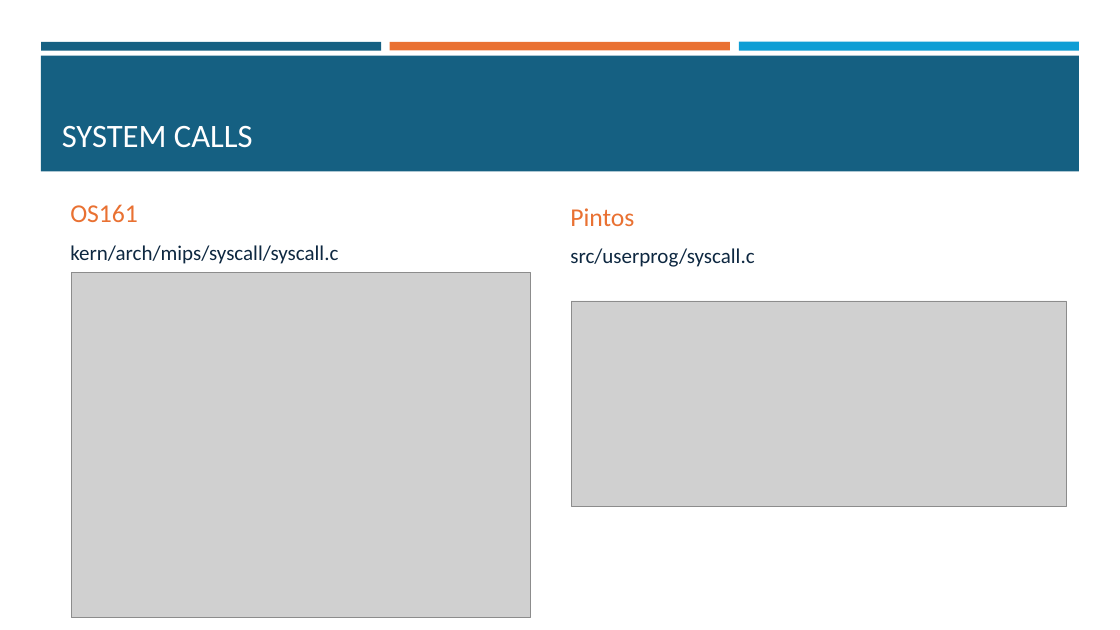
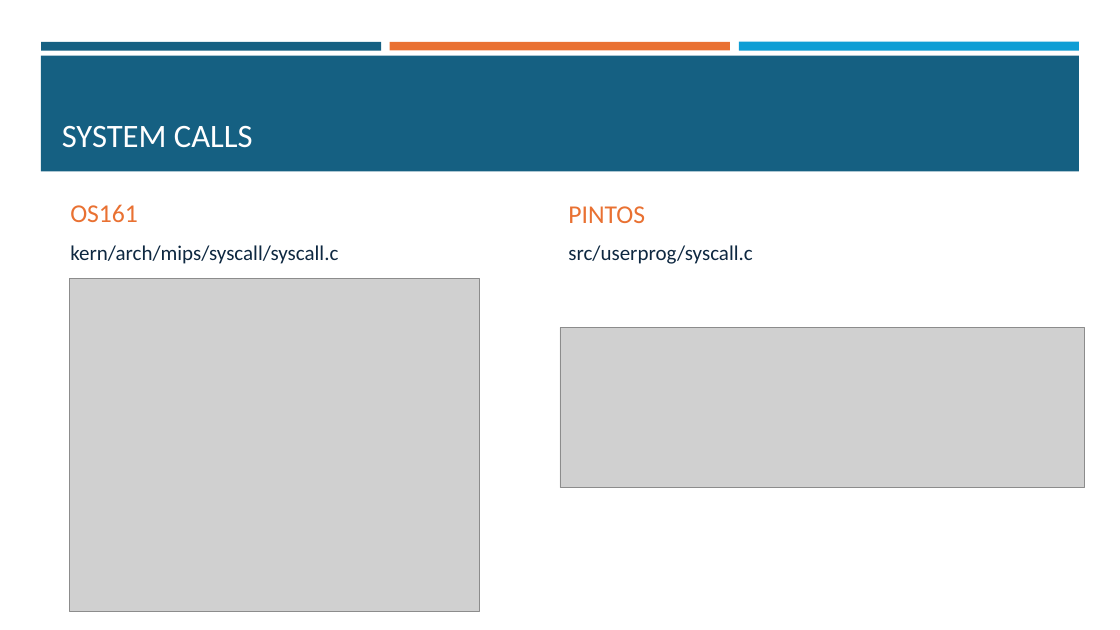
Before and after one commit to fraancyM/PintOS, a slide deck: slide 5 of Progetto_SO.pptx. Drawn at 1120x630 pixels with LibreOffice and Linux fonts; fonts in the diff are those of the drawing; grey boxes stand for pictures. Boxes give left, top, right and bottom in pixels: in the first picture for what was removed or moved away, otherwise in the second. Text is boxed around its words. In the diff, an @@ line names an element or a change of style, - is before the commit and + after.

```diff
--- a/Progetto_SO.pptx
+++ b/Progetto_SO.pptx
@@ text at (568,206,645,223): text changed @@
-Pintos
+PINTOS
@@ picture: place and size @@
-picture at (71,272,531,618)
+picture at (70,279,480,612)
@@ picture: place and size @@
-picture at (571,301,1067,506)
+picture at (560,328,1086,487)
```
Also in this commit, not shown: 4 other slides changed, 2 slides added, 1 other file.
